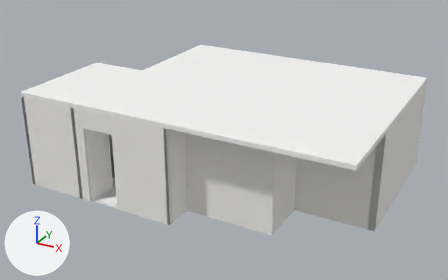
The glTF model flat/flat.glb as it was, and as the next commit left it.
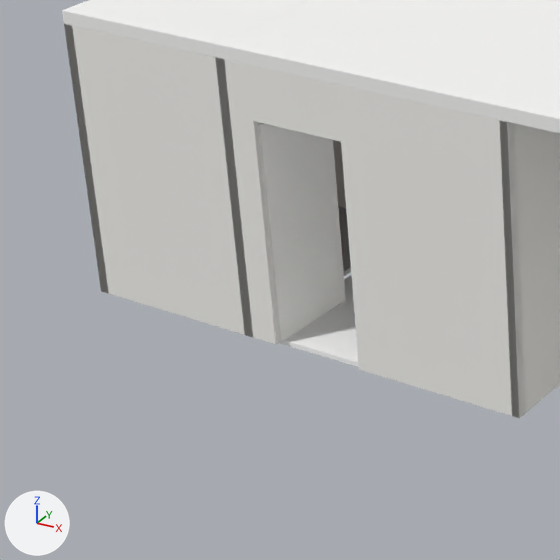
Each version is shown whole from a 50 mm lens placed at (10.33, -17.26, 8.12), pointed at (2.47, -2.97, 0.97), then close up on the part from 0% to 41% of the width and 32% to 97% of the height. Every picture has the same lights, and +X, +Y and +Z are marked at lower left. The first two pictures are the older version. Where no turn or scale is listed for an object, it has been applied to the vertices.

Script lines for the objects in view, before the commit:
```python
me_cube_017 = bpy.data.meshes.new('Cube.017')
me_cube_017.from_pydata(...)  # 112 vertices, 224 faces; spans x -1.8..-1.7, y -6.29..-3.19, z 0.0..2.6
me_cube_017.materials.append(mat_wall_paint__off_white)  # white #f3f2ef
me_cube_023 = bpy.data.meshes.new('Cube.023')
me_cube_023.from_pydata(...)  # 56 vertices, 108 faces; spans x 2.7..2.77, y -6.29..-3.41, z 0.0..2.6
me_cube_023.materials.append(mat_wall_paint__off_white)  # white #f3f2ef
me_cube_053 = bpy.data.meshes.new('Cube.053')
me_cube_053.from_pydata(...)  # 56 vertices, 108 faces; spans x 0.0..0.9, y -0.02..0.02, z 0.0..2.05
me_cube_053.materials.append(mat_door__white_lacquer)  # white #f3f2ef
ob_door_main = bpy.data.objects.new('Door main', me_cube_053)
ob_door_main.location = (0.25, -6.24, 0.0)
ob_door_main.rotation_euler = (0.0, 0.0, 1.571)  # degrees (0, 0, 90)
ob_wall_kitchen_w = bpy.data.objects.new('Wall kitchen W', me_cube_017)
ob_wall_kitchen_w.location = (0.0, 0.0, 0.0)
ob_wall_living_bath = bpy.data.objects.new('Wall living-bath', me_cube_023)
ob_wall_living_bath.location = (0.0, 0.0, 0.0)
# also in view: 'Wall S living' at (1.34, -6.24, 1.3); 'Wall S kitchen' at (-0.95, -6.24, 1.3); 'Ceiling kitchen' at (-0.95, -4.74, 2.66); 'Ceiling' at (3.6, -3.1, 2.66); 'Floor living/dining' at (1.35, -3.1, -0.03)
```
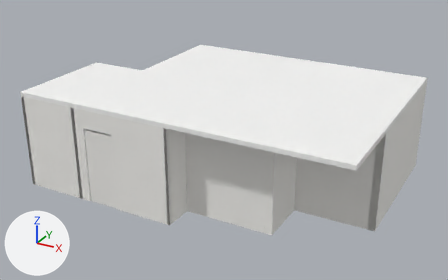
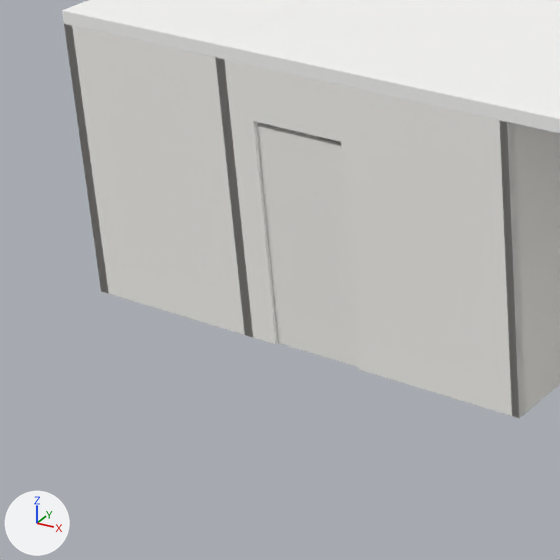
Where the change shows, as pixel boxes [x1, y1, x2, y2] in the close-ups (560 x 560 px):
```json
{"object": "Door main", "change": "turned", "before": [258, 123, 346, 342], "after": [257, 124, 359, 367]}
{"object": "Floor living/dining", "change": "unchanged, covered by the edit", "before": [279, 275, 359, 367]}
{"object": "Wall W living", "change": "unchanged, uncovered by the edit", "before": [216, 58, 252, 337], "after": [216, 58, 316, 337]}
```

Edits to the scene script, one JSON object a line:
```json
{"op": "set", "path": "ob_door_main.rotation_euler", "old": "(0.0, 0.0, 1.571)", "new": "(0.0, 0.0, 0.0)", "note": "degrees (0, 0, 90) -> degrees (0, 0, 0)"}
```
